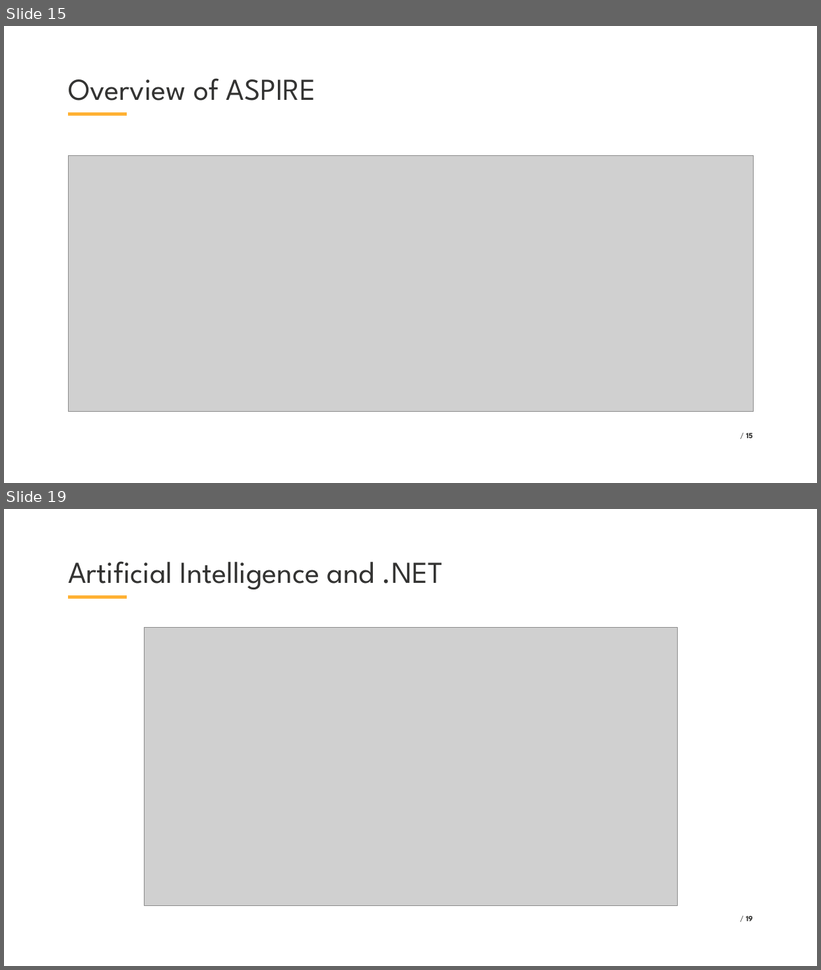
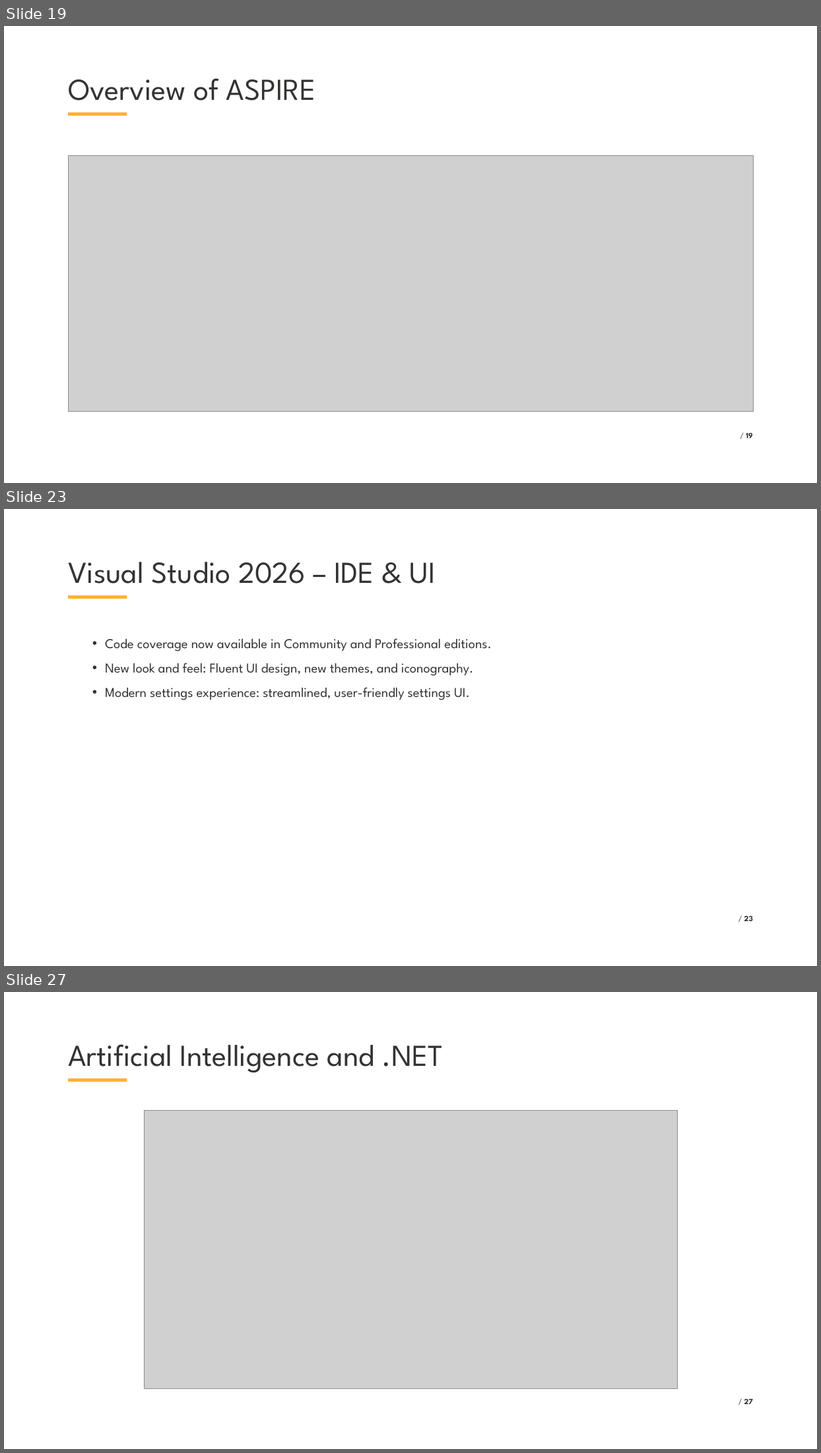
Before and after one commit to VladislavAntonyuk/AICalendar, a slide deck: .NET Conf 2025 - Ukraine (Eng).pptx. Shown one above the other, each under a label of ours: slides 15 and 19 before the commit, slides 19, 23 and 27 after it; the slides between them are not shown. The pictures are 821x970 and 821x1453 pixels, drawn with LibreOffice and Linux fonts; fonts in the diff are those of the drawing; grey boxes stand for pictures; background and template pictures are left out. Boxes give left, top, right and bottom in pixels: in the first picture for what was removed or moved away, otherwise in the second. Text is boxed around its words. In the diff, an @@ line names an element or a change of style, - is before the commit and + after.

```diff
--- a/.NET Conf 2025 - Ukraine (Eng).pptx
+++ b/.NET Conf 2025 - Ukraine (Eng).pptx
@@ slide 23 added at (x1=4, y1=509, x2=817, y2=966), background #FFFFFF; not listed: 1 template element that a slide beside it also shows @@
@@ title added at (x1=68, y1=562, x2=436, y2=584), 54 pt, text #333332 @@
+Visual Studio 2026 – IDE & UI
@@ text added at (x1=105, y1=638, x2=492, y2=700), 24 pt, text #333332 @@
+  • Code coverage now available in Community and Professional editions.
+  • New look and feel: Fluent UI design, new themes, and iconography.
+  • Modern settings experience: streamlined, user-friendly settings UI.
@@ page number added at (x1=745, y1=916, x2=753, y2=921), 14 pt, text #333332, bold @@
+/ 23
@@ what was slide 15 is now slide 19 @@
@@ what was slide 19 is now slide 27 @@
@@ page number at (x1=745, y1=1399, x2=753, y2=1404): text changed @@
-/ 19
+/ 27
```
Also in this commit, not shown: 11 slides changed, 11 other slides added, 3 slides removed, 43 other files.
